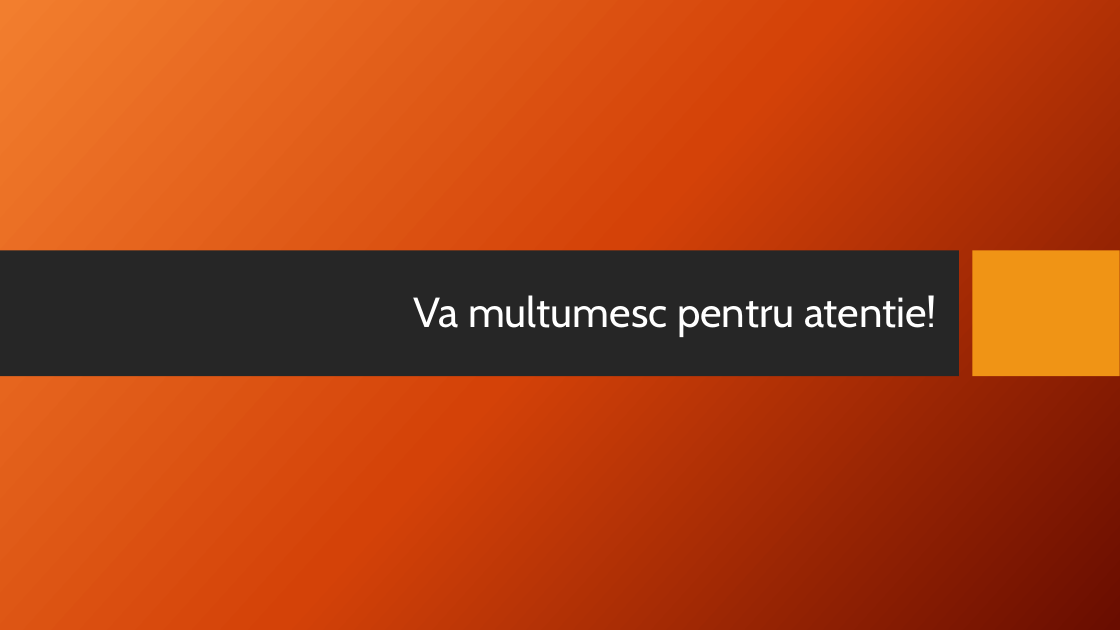
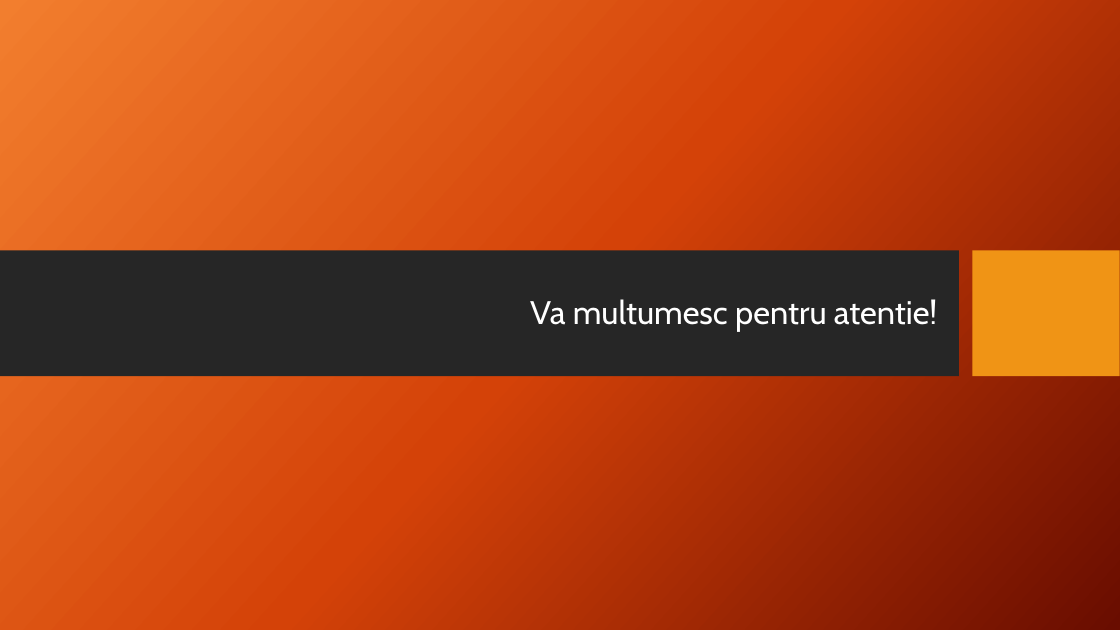
Before and after one commit to Nicoleta-24/proiect_testare, a slide deck: slide 14 of Proiect final.pptx. Drawn at 1120x630 pixels with LibreOffice and Linux fonts; fonts in the diff are those of the drawing; background and template pictures are left out. Boxes give left, top, right and bottom in pixels: in the first picture for what was removed or moved away, otherwise in the second. Text is boxed around its words. In the diff, an @@ line names an element or a change of style, - is before the commit and + after.

```diff
--- a/Proiect final.pptx
+++ b/Proiect final.pptx
@@ title "Va multumesc pentru atentie!" at (530,299,937,332): size 36 to 28 pt @@
```
Also in this commit, not shown: 10 other slides changed, 1 slide added, 1 slide removed, 1 other file.
